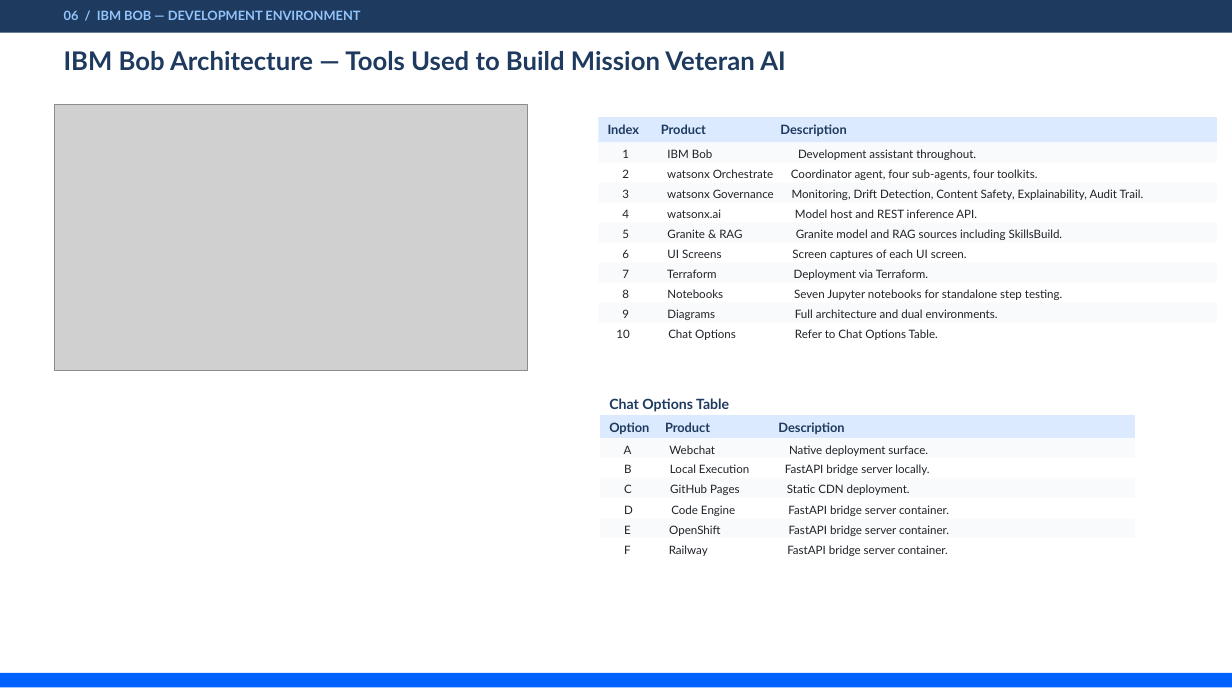
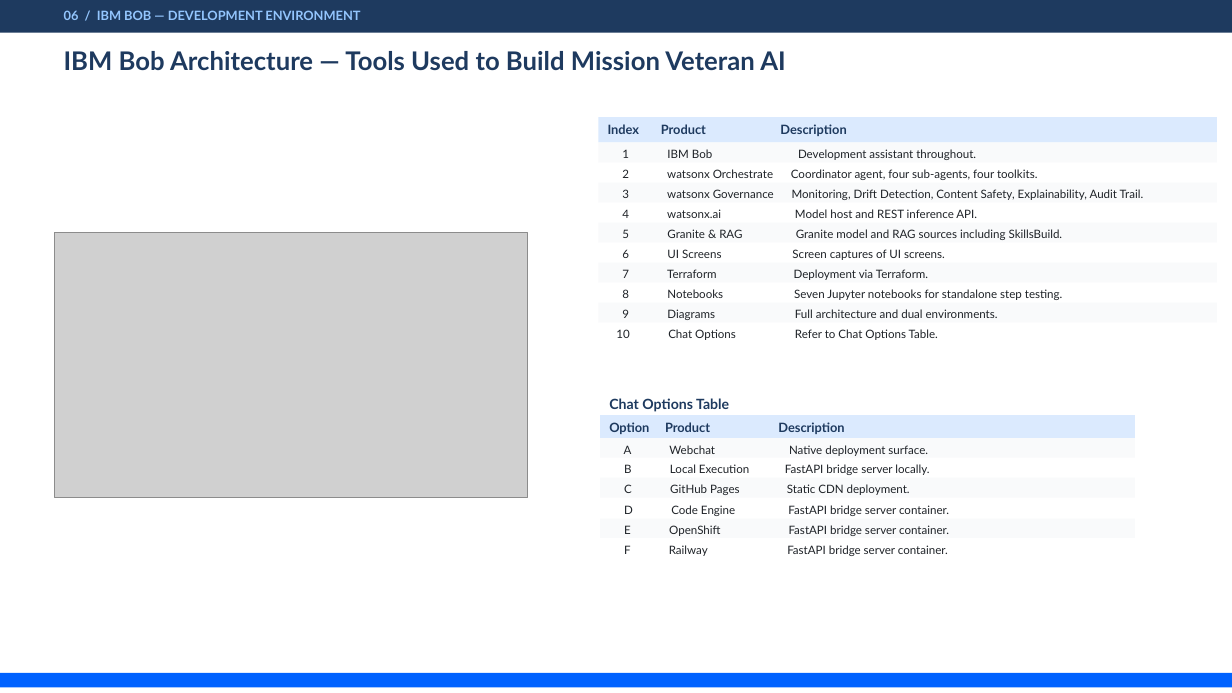
Before and after one commit to jaywarfield/golden-gate-glory, a slide deck: slide 7 of docs/images/source/mission-veteran-ai-final-presentation-textonly.pptx. Drawn at 1232x693 pixels with LibreOffice and Linux fonts; fonts in the diff are those of the drawing; grey boxes stand for pictures. Boxes give left, top, right and bottom in pixels: in the first picture for what was removed or moved away, otherwise in the second. Text is boxed around its words. In the diff, an @@ line names an element or a change of style, - is before the commit and + after.

```diff
--- a/docs/images/source/mission-veteran-ai-final-presentation-textonly.pptx
+++ b/docs/images/source/mission-veteran-ai-final-presentation-textonly.pptx
@@ picture: place and size @@
-picture at (55, 105, 528, 371)
+picture at (55, 232, 528, 497)
@@ text at (622, 249, 945, 260): text changed @@
-6 UI Screens Screen captures of each UI screen.
+6 UI Screens Screen captures of UI screens.
```
